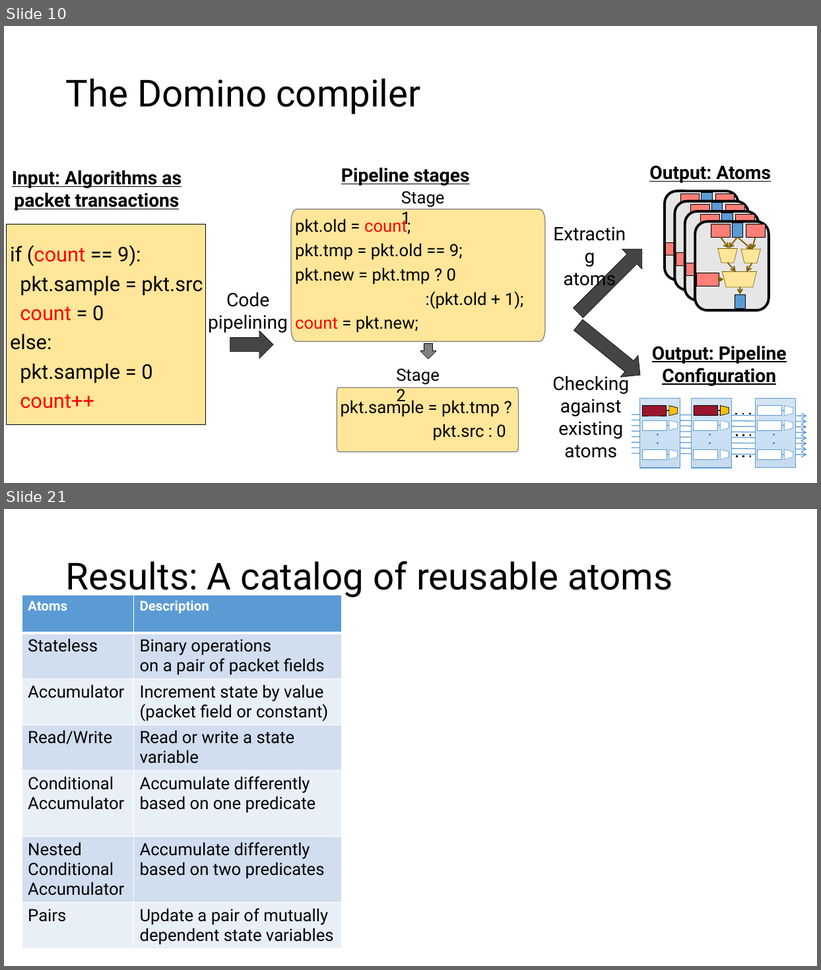
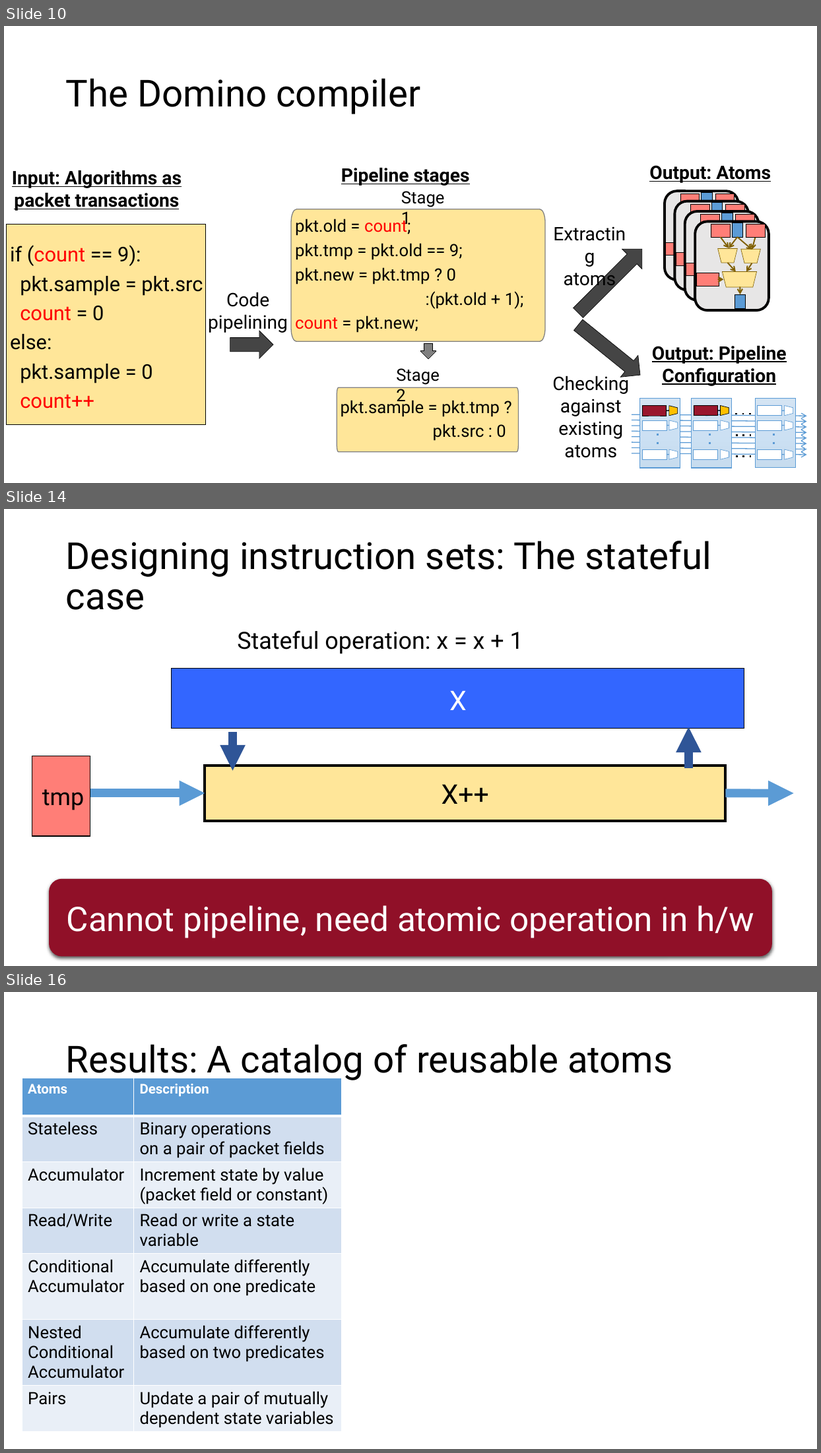
Before and after one commit to anirudhSK/pifo-domino-marple-ppts, a slide deck: uw_talk.pptx. Shown one above the other, each under a label of ours: slides 10 and 21 before the commit, slides 10, 14 and 16 after it; the slides between them are not shown. The pictures are 821x970 and 821x1453 pixels, drawn with LibreOffice and Linux fonts; fonts in the diff are those of the drawing. Boxes give left, top, right and bottom in pixels: in the first picture for what was removed or moved away, otherwise in the second. Text is boxed around its words. In the diff, an @@ line names an element or a change of style, - is before the commit and + after.

```diff
--- a/uw_talk.pptx
+++ b/uw_talk.pptx
@@ slide 14 added at [4,509,817,966], background #FFFFFF @@
@@ title added at [66,541,712,610], 44 pt, text #000000 @@
+Designing instruction sets: The stateful case
@@ text added at [237,630,523,654], 28 pt, text #000000 @@
+  Stateful operation: x = x + 1
@@ rectangle added at [171,668,744,729], fill #3366FF, outline #000000 0.5 pt @@
@@ text added at [450,691,467,710], 32 pt, text #FFFFFF @@
+X
@@ arrow added from (233, 732) to (233, 770), #2F5597 10 pt @@
@@ arrow added from (689, 768) to (689, 727), #2F5597 10 pt @@
@@ rounded rectangle added at [205,766,725,821], fill #FFE699, outline #000000 3 pt, 32 pt, text #000000 @@
+X++
@@ group added at [32,756,90,836]: 2 lines, 1 rectangle, 1 text @@
+tmp
@@ arrow added from (90, 793) to (205, 793), #5B9BD5 10 pt @@
@@ arrow added from (725, 793) to (794, 793), #5B9BD5 10 pt @@
@@ rounded rectangle added at [49,879,773,956], fill #901028, 40 pt, text #FFFFFF @@
+Cannot pipeline, need atomic operation in h/w
@@ what was slide 21 is now slide 16 @@
```
Also in this commit, not shown: 6 slides changed, 5 other slides added, 1 slide removed.
